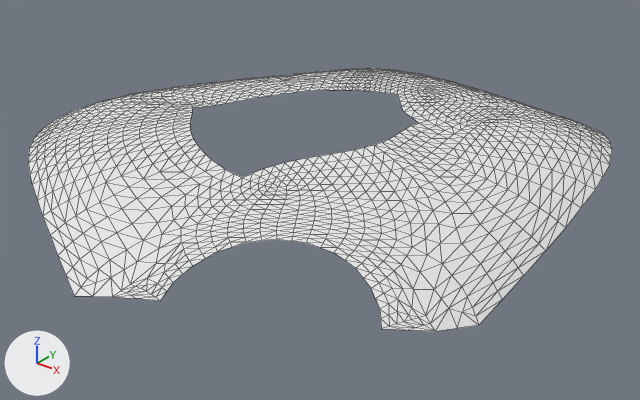
The OBJ model Source/Data/findlinge/findlingIII_dach_loch.obj as it was, and as the next commit left it.
The view is the same before and after, from a camera (50 mm lens) standing at (183.7, 30.4, 24.2) and looking at (156.4, 64.5, 3.0). Lighting does not change. The marker at lower left points along +X, +Y and +Z. Mesh edges are drawn as thin lines. Where no turn or scale is listed for an object, it has been applied to the vertices.

Names of what the first picture shows: 'findlingIII_dach_loch'.
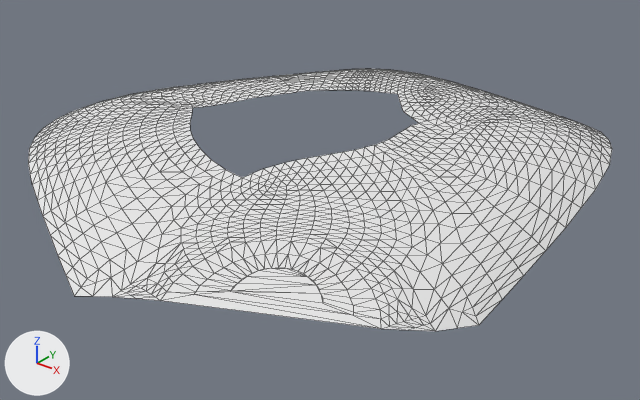
Location of each change, (x1, y1, x2, y2) in pixels of the pictures (640 x 400 px):
part 1 of me_findlingiii_dach_loch, added
    after: (160, 239, 381, 329)

What the commit changed:
Material 'Default' (mat_default) is new.
Its base color is (0.8, 0.8, 0.8) (white #e7e7e7).
Its roughness is 1.0.
me_findlingiii_dach_loch is used by ob_findlingiii_dach_loch; location (0.0, 0.0, 0.0).
me_findlingiii_dach_loch had 1392 vertices, 2616 faces and spanned x 139.2..169.6, y 49.8..78.8, z 3.2..7.4.
me_findlingiii_dach_loch now has 1438 vertices, 2726 faces and spans x 139.2..169.6, y 49.8..78.8, z 3.2..7.4.
Part 1, on me_findlingiii_dach_loch:
46 vertices are added at x 159.4..165.7, y 52.1..56.4, z 4.2..5.1.
110 new faces join them, mat_default (white #e7e7e7).
me_findlingiii_dach_loch now uses material mat_default (white #e7e7e7).
